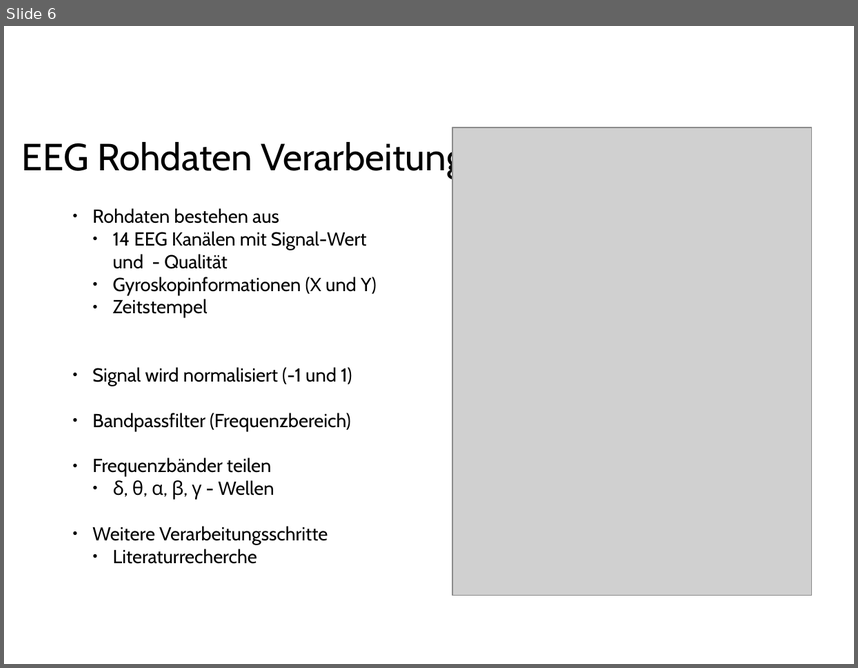
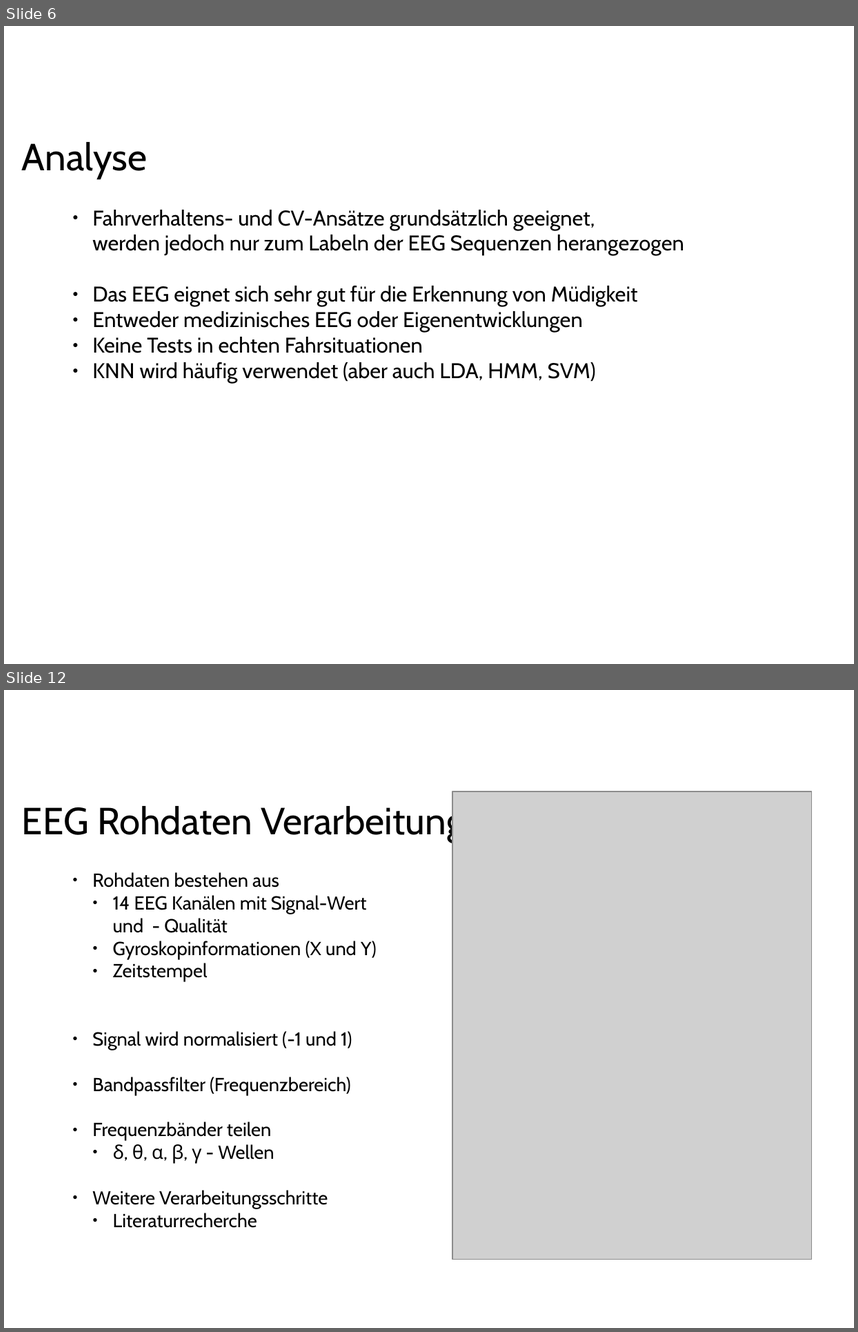
Before and after one commit to ppasler/current-adas, a slide deck: project/presentation/Praesentation_PoSDBoS_Pasler.odp. Shown one above the other, each under a label of ours: slide 6 before the commit, slides 6 and 12 after it; the slides between them are not shown. The pictures are 858x668 and 858x1332 pixels, drawn with LibreOffice and Linux fonts; fonts in the diff are those of the drawing; grey boxes stand for pictures; background and template pictures are left out. Boxes give left, top, right and bottom in pixels: in the first picture for what was removed or moved away, otherwise in the second. Text is boxed around its words. In the diff, an @@ line names an element or a change of style, - is before the commit and + after.

```diff
--- a/project/presentation/Praesentation_PoSDBoS_Pasler.odp
+++ b/project/presentation/Praesentation_PoSDBoS_Pasler.odp
@@ slide 6 added at [4, 26, 854, 664], background #FFFFFF @@
@@ text added at [22, 142, 147, 178], 32 pt, text #000000 @@
+Analyse
@@ text added at [92, 210, 684, 383], 18 pt, text #000000 @@
+● Fahrverhaltens- und CV-Ansätze grundsätzlich geeignet,
+  werden jedoch nur zum Labeln der EEG Sequenzen herangezogen
+● Das EEG eignet sich sehr gut für die Erkennung von Müdigkeit
+● Entweder medizinisches EEG oder Eigenentwicklungen
+● Keine Tests in echten Fahrsituationen
+● KNN wird häufig verwendet (aber auch LDA, HMM, SVM)
@@ what was slide 6 is now slide 12 @@
```
Also in this commit, not shown: 2 slides changed, 7 other slides added, 5 slides removed.
